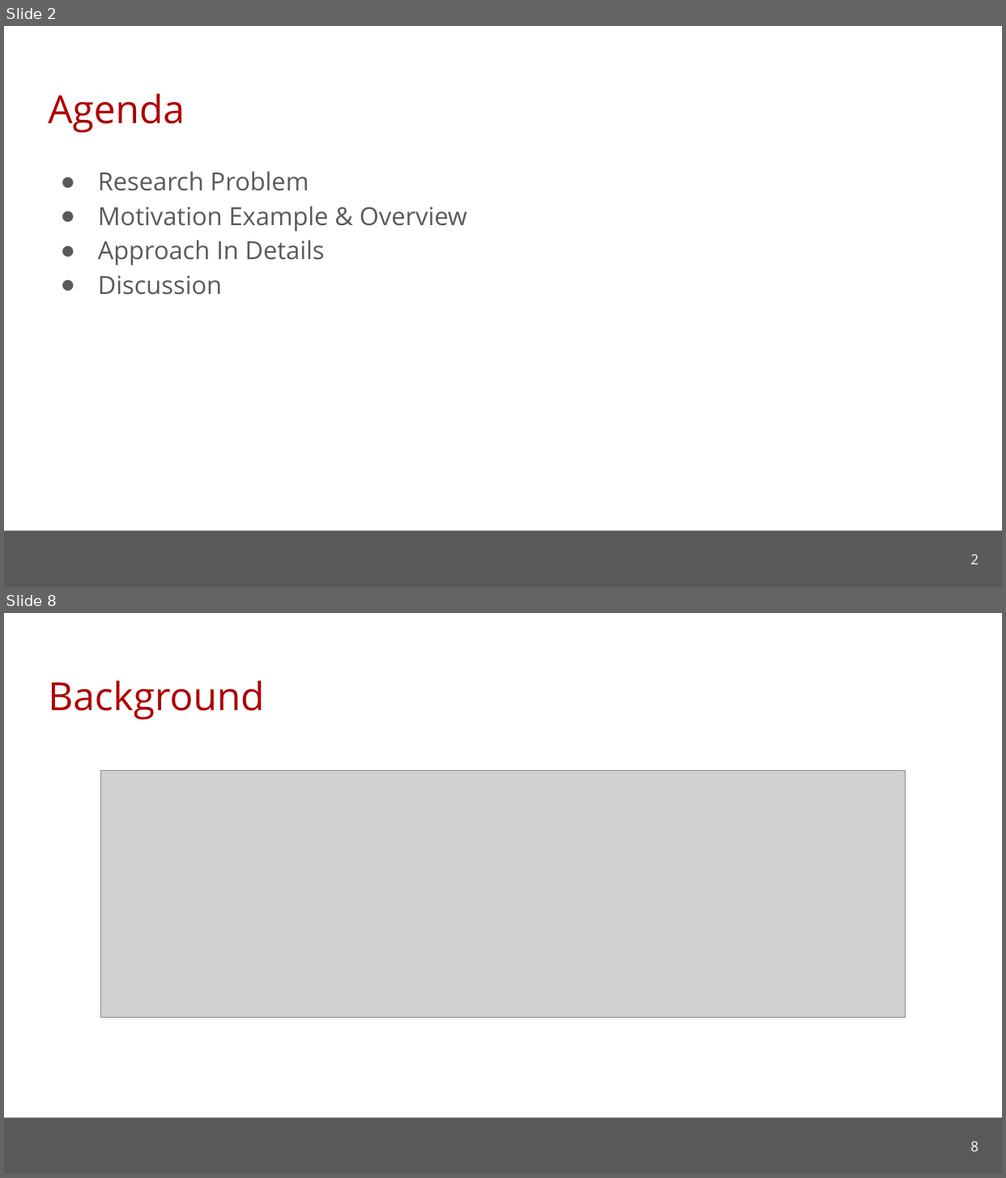
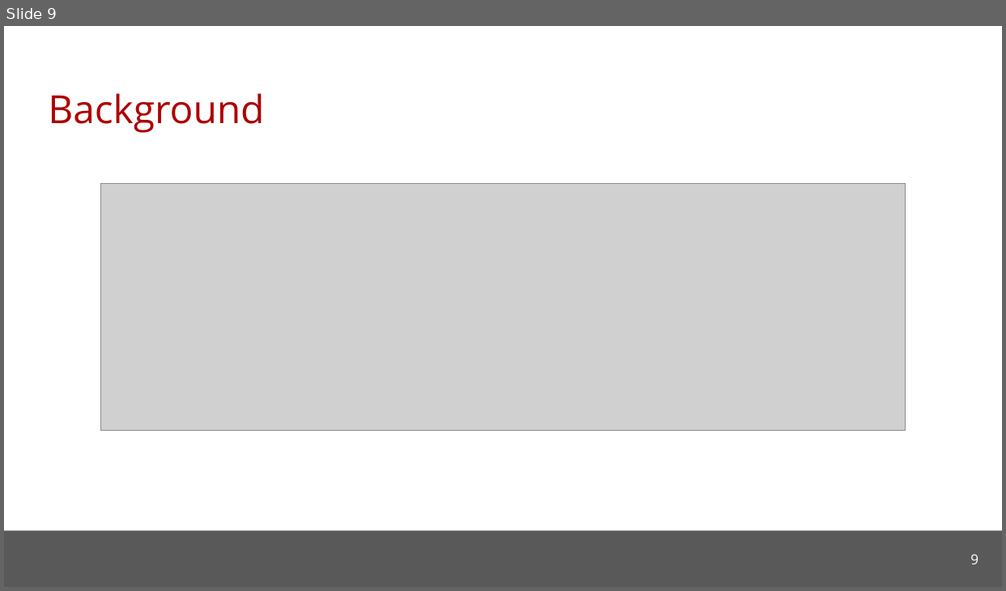
Before and after one commit to cmu-soda/Robustness, a slide deck: Robustness.pptx. Shown one above the other, each under a label of ours: slides 2 and 8 before the commit, slide 9 after it; the slides between them are not shown. The pictures are 1006x1178 and 1006x591 pixels, drawn with LibreOffice and Linux fonts; fonts in the diff are those of the drawing; grey boxes stand for pictures; background and template pictures are left out. Boxes give left, top, right and bottom in pixels: in the first picture for what was removed or moved away, otherwise in the second. Text is boxed around its words. In the diff, an @@ line names an element or a change of style, - is before the commit and + after.

```diff
--- a/Robustness.pptx
+++ b/Robustness.pptx
@@ slide 2 removed at (4,26,1002,587), background #FFFFFF; not listed: 1 template element that a slide beside it also shows @@
@@ title removed at (48,93,185,133) @@
-Agenda
@@ text removed at (98,171,467,295) @@
-● Research Problem
-● Motivation Example & Overview
-● Approach In Details
-● Discussion
@@ page number removed at (970,554,978,565) @@
-2
@@ what was slide 8 is now slide 9 @@
@@ page number at (970,554,978,565): text changed @@
-8
+9
```
Also in this commit, not shown: 4 slides changed, 4 slides added, 2 other slides removed, 1 other file.
